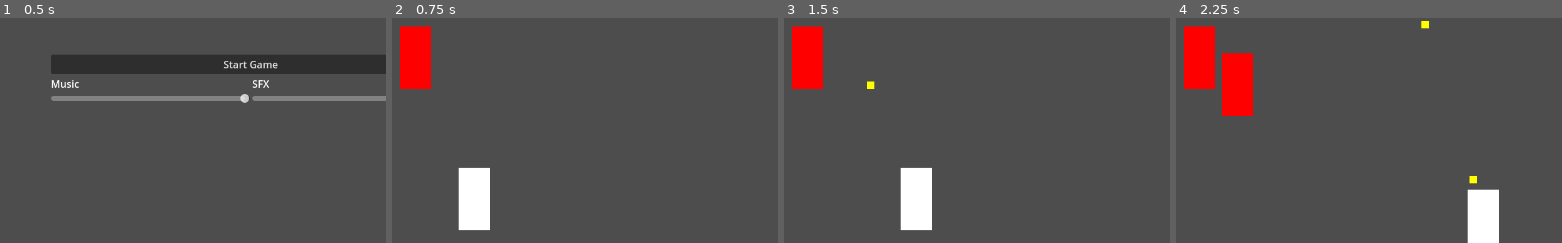
Above: before the commit, frames 1-4 (left to right).
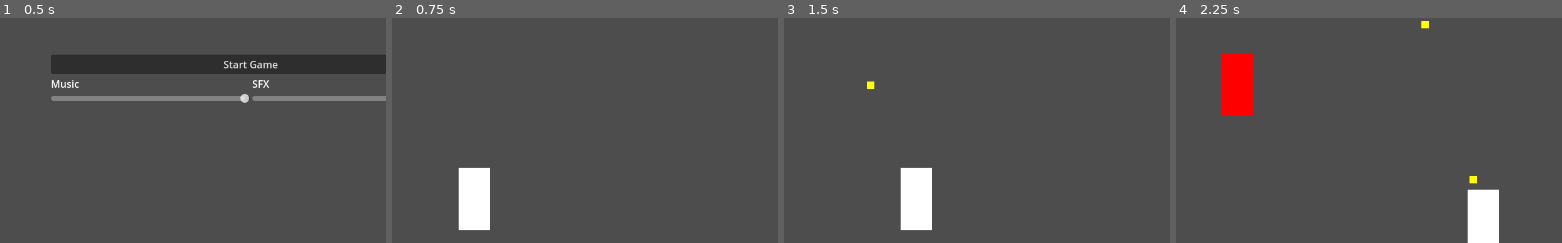
Above: after the commit, the same moments.

Repository: KDing0/GGJGodot
Game: Godot game, scene res://Misc/GameManager.tscn
Same seed, same stepped clock (60 frames per second), same inputs: the game is played once before the commit and once after it. The engine's default icon, where the game draws it, is replaced by a stand-in: a white triangle on a blue panel in a dark square.
Inputs (mouse positions are % of the whole screen's width and height, from its top left):
- Up to frame 1 (0.5 s): no input
- Up to frame 2 (0.75 s): click "Start Game" at 0.5 s
- Up to frame 3 (1.5 s): move the mouse to (75, 45) at 1.27 s; press the mouse at (75, 45) at 1.28 s; hold Right (ui_right) from 1.28 s (still down)
- Up to frame 4 (2.25 s): move the mouse to (31, 55) at 2.02 s; release Right (ui_right) at 2.03 s; release the mouse at (31, 55) at 2.03 s; hold Down (ui_down) from 2.03 s (still down); click (31, 55) at 2.1 s
The pictures show only the part of the screen within x 19-69%, y 36-86%; the shares and areas given below are measured in that part.

Frame 1 is identical in both runs. In frame 2, 2.2% of the frame differs, in the area x 2-11%, y 3-32%; in frame 3, 2.2%; in frame 4, 2.2%.

Commit message:
Customizable Bullet Patterns

Diff:
--- a/src/Enemy/Enemy.gd
+++ b/src/Enemy/Enemy.gd
@@ -32,9 +32,9 @@
 
 func _input(event):
 	if event.is_action_pressed("PTest"):
-		print("triggered")
+
 		var pos = global_position + BulletSpawnOffset
-		Spawning.spawn({"position": pos, "rotation": 15}, "one", "first")
+		Spawning.spawn({"position": pos, "rotation": BulletRotation}, BulletSpawnID, BulletAnimationID)
 
 func shoot():
 	# for anzahl bullets
--- a/src/Misc/GameController.gd
+++ b/src/Misc/GameController.gd
@@ -27,3 +27,10 @@
 	enemy_instance.set_parameters(tex_enemy[0], test)
 	test += 1.0
 	get_node("../EnemyPaths/Path2D").add_child(enemy_instance)
+	setInstantiateBulletPattern(enemy_instance, enemyType)
+
+func setInstantiateBulletPattern(enemy_instance, enemyType):
+	enemy_instance.BulletSpawnOffset = Vector2(0,0)
+	enemy_instance.BulletSpawnID = "two"
+	enemy_instance.BulletAnimationID = "first"
+	enemy_instance.BulletRotation = 0
--- a/src/Player/player.gd
+++ b/src/Player/player.gd
@@ -43,3 +43,7 @@
 	can_fire = false
 	await get_tree().create_timer(FIRERATE).timeout
 	can_fire = true
+
+func hit_by_bullet():
+	print("OUCH")
+	return
--- a/src/gamescene.tscn
+++ b/src/gamescene.tscn
@@ -1,13 +1,13 @@
-[gd_scene load_steps=25 format=3 uid="uid://d4ajf2330ej2i"]
+[gd_scene load_steps=26 format=3 uid="uid://d4ajf2330ej2i"]
 
 [ext_resource type="PackedScene" uid="uid://cf6o2n1w1lpv0" path="res://Enemy/enemy.tscn" id="1_80436"]
 [ext_resource type="Script" path="res://Misc/GameController.gd" id="1_prura"]
-[ext_resource type="Script" path="res://Enemy/enemyBullethellSpawn.gd" id="2_tjv66"]
 [ext_resource type="PackedScene" uid="uid://ipk1i003beqy" path="res://Player/player.tscn" id="2_uygfl"]
 [ext_resource type="Texture2D" uid="uid://cfajhosw6ap6y" path="res://icon.svg" id="2_xpmd0"]
 [ext_resource type="Script" path="res://addons/BulletUpHell/BuHPattern.gd" id="4_ehlb4"]
 [ext_resource type="Script" path="res://Addons/BulletUpHell/SpawnPatterns/PatternCircle.gd" id="5_ck2a0"]
 [ext_resource type="Script" path="res://Addons/BulletUpHell/BuHBulletProperties.gd" id="6_7xkk1"]
+[ext_resource type="Script" path="res://Addons/BulletUpHell/SpawnPatterns/PatternLine.gd" id="7_il8iq"]
 [ext_resource type="Script" path="res://Addons/BulletUpHell/BulletProps.gd" id="7_q0fvn"]
 
 [sub_resource type="RectangleShape2D" id="RectangleShape2D_cd6u2"]
@@ -76,6 +76,62 @@
 r_angle_total_variation = Vector3(0, 0, 0)
 r_angle_decal_choice = ""
 r_angle_decal_variation = Vector3(0, 0, 0)
+r_symmetry_chances = 0.0
+r_bullet_choice = ""
+r_bullet_nbr_choice = ""
+r_bullet_nbr_variation = Vector3(0, 0, 0)
+r_pattern_angle_choice = ""
+r_pattern_angle_variation = Vector3(0, 0, 0)
+r_infinite_iter_chances = 0.0
+r_iterations_choice = ""
+r_iterations_variation = Vector3(0, 0, 0)
+r_forced_angle_choice = ""
+r_forced_angle_variation = Vector3(0, 0, 0)
+r_forced_target_choice = []
+r_stasis_chances = 0.0
+r_cooldown_spawn_choice = ""
+r_cooldown_spawn_variation = Vector3(0, 0, 0)
+r_cooldown_shoot_choice = ""
+r_cooldown_shoot_variation = Vector3(0, 0, 0)
+r_cooldown_n_spawn_choice = ""
+r_cooldown_n_spawn_variation = Vector3(0, 0, 0)
+r_cooldown_n_shoot_choice = ""
+r_cooldown_n_shoot_variation = Vector3(0, 0, 0)
+
+[sub_resource type="NavigationPolygon" id="NavigationPolygon_uwvbn"]
+resource_name = "PatternLine"
+script = ExtResource("7_il8iq")
+offset = Vector2(18, 13)
+center = 1
+symmetrical = null
+bullet = "1"
+nbr = 5
+pattern_angle = -1.6376
+iterations = 1
+follows_parent = false
+forced_angle = 0.9324
+forced_target = NodePath("")
+forced_lookat_mouse = false
+forced_pattern_lookat = true
+cooldown_stasis = false
+cooldown_spawn = 0.017
+cooldown_shoot = 0.0
+cooldown_next_spawn = 0.0
+cooldown_next_shoot = 0.0
+wait_latence = 0
+wait_tween_momentum = 0
+wait_tween_length = 0.0
+wait_tween_time = 0.0
+layer_nbr = 1
+layer_cooldown_spawn = 0.0
+layer_pos_offset = 0.0
+layer_speed_offset = 0.0
+layer_angle_offset = 0.0
+r_randomisation_chances = 1.0
+r_offset_choice = ""
+r_offset_x_variation = Vector3(0, 0, 0)
+r_offset_y_variation = Vector3(0, 0, 0)
+r_center_choice = ""
 r_symmetry_chances = 0.0
 r_bullet_choice = ""
 r_bullet_nbr_choice = ""
@@ -199,10 +255,6 @@
 script = ExtResource("1_prura")
 tex_enemy = Array[Texture2D]([ExtResource("2_xpmd0")])
 
-[node name="enemyProjectile Spawner" parent="." instance=ExtResource("1_80436")]
-position = Vector2(211, 296)
-script = ExtResource("2_tjv66")
-
 [node name="player" parent="." instance=ExtResource("2_uygfl")]
 position = Vector2(304, 520)
 
@@ -285,6 +337,12 @@
 id = "one"
 pattern = SubResource("NavigationPolygon_m3wac")
 
+[node name="SpawnPattern2" type="Path2D" parent="Node/Spawn"]
+curve = SubResource("Curve2D_jqf82")
+script = ExtResource("4_ehlb4")
+id = "two"
+pattern = SubResource("NavigationPolygon_uwvbn")
+
 [node name="Bullet" type="Node" parent="Node"]
 
 [node name="BulletPattern1" type="Path2D" parent="Node/Bullet"]
Not shown, changed: src/Addons/BulletUpHell/BuHSpawner.gd
Not shown, changed: src/Addons/BulletUpHell/ExampleScenes/PlayerTest.tscn
